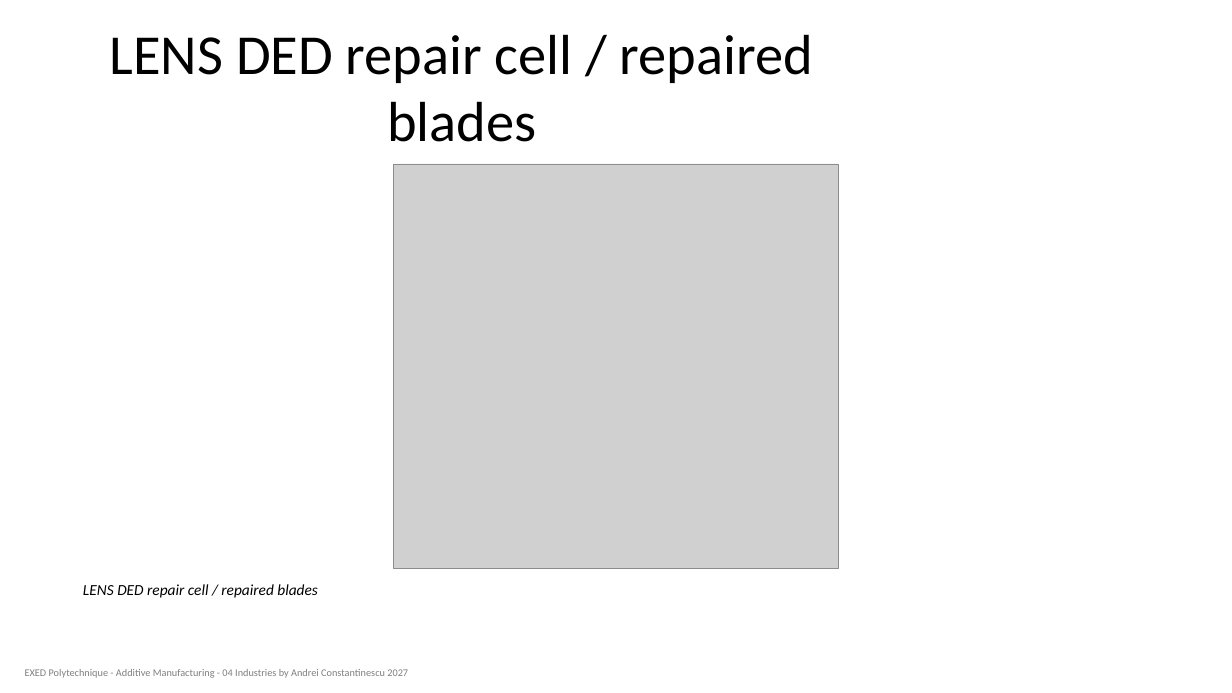
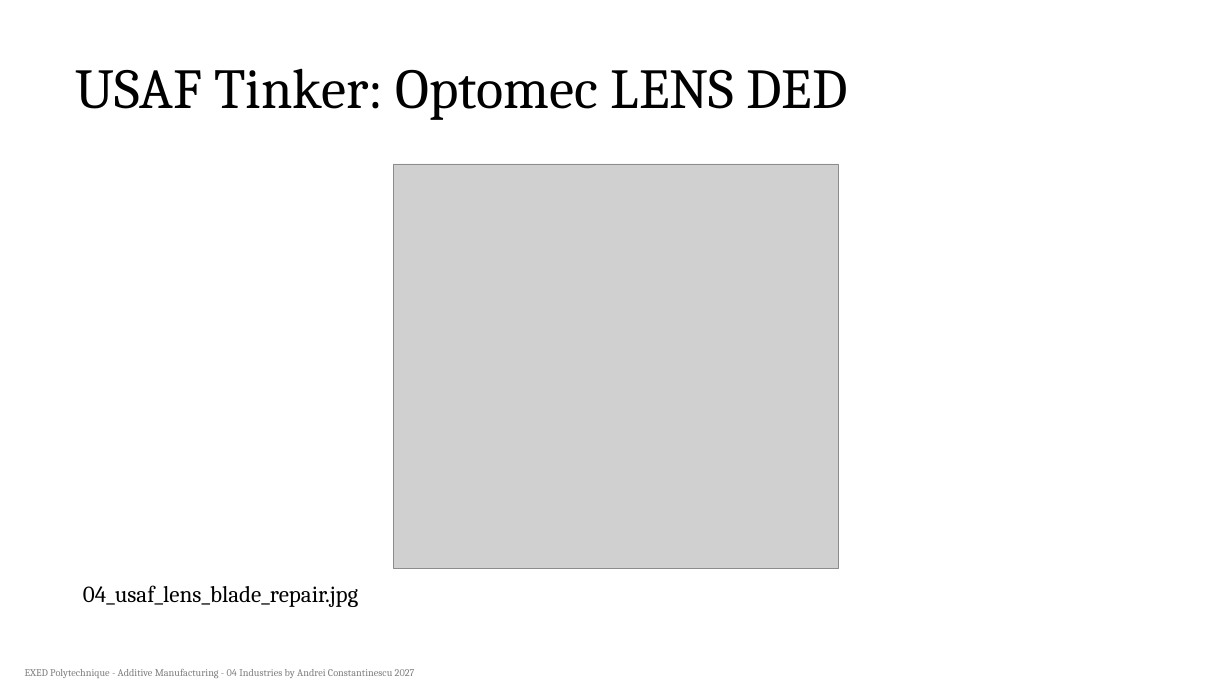
Before and after one commit to aconstant-lms/X-FabAdd, a slide deck: slide 5 of 04_industries/slides/04_am_repair_figures_test.pptx. Drawn at 1232x693 pixels with LibreOffice and Linux fonts; fonts in the diff are those of the drawing; grey boxes stand for pictures. Boxes give left, top, right and bottom in pixels: in the first picture for what was removed or moved away, otherwise in the second. Text is boxed around its words. In the diff, an @@ line names an element or a change of style, - is before the commit and + after.

```diff
--- a/04_industries/slides/04_am_repair_figures_test.pptx
+++ b/04_industries/slides/04_am_repair_figures_test.pptx
@@ title at (x1=76, y1=68, x2=848, y2=120): text changed; font Calibri to Cambria @@
-LENS DED repair cell / repaired blades
+USAF Tinker: Optomec LENS DED
@@ text at (x1=83, y1=585, x2=358, y2=607): text changed; size 12 to 18 pt; font Calibri to Cambria; italic off @@
-LENS DED repair cell / repaired blades
+04_usaf_lens_blade_repair.jpg
@@ text "EXED Polytechnique - Additive Manufacturing ..." at (x1=25, y1=669, x2=415, y2=678): font Calibri to Cambria @@
```
Also in this commit, not shown: 14 other slides changed.
